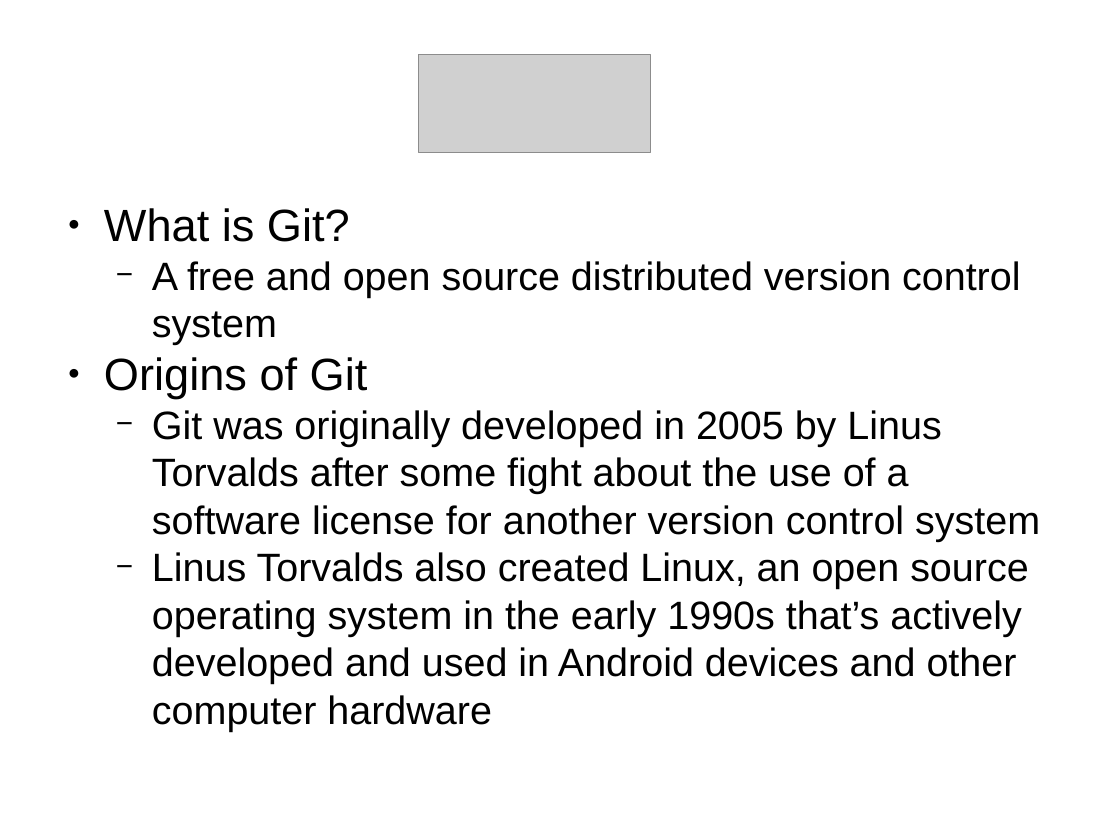
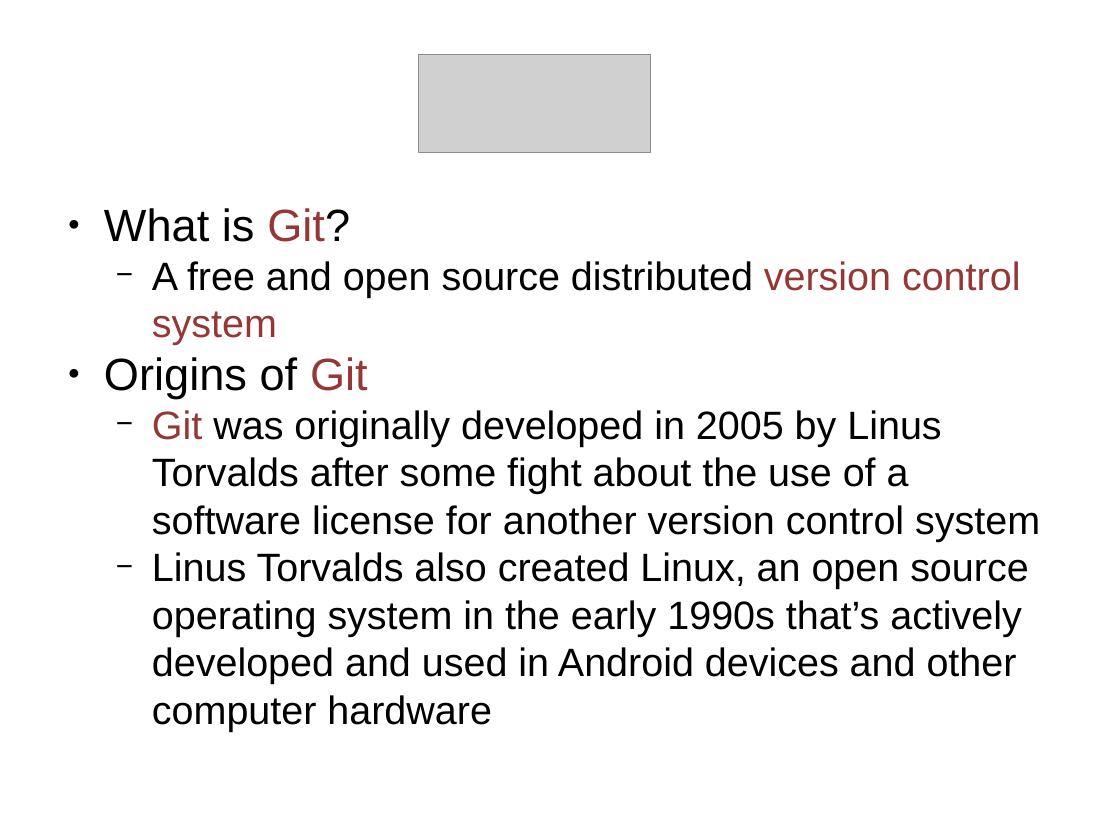
Before and after one commit to jamesclarence/github_presentation, a slide deck: slide 3 of github_demo_11082016.pptx. Drawn at 1120x840 pixels with LibreOffice and Linux fonts; fonts in the diff are those of the drawing; grey boxes stand for pictures. Boxes give left, top, right and bottom in pixels: in the first picture for what was removed or moved away, otherwise in the second. Text is boxed around its words. In the diff, an @@ line names an element or a change of style, - is before the commit and + after.

```diff
--- a/github_demo_11082016.pptx
+++ b/github_demo_11082016.pptx
@@ text at (x1=104, y1=208, x2=1040, y2=541): text colour #000000 to #953735 in "Git?", "version control system", "Git", "Git" @@
```
Also in this commit, not shown: 4 other slides changed, 5 slides added, 3 other files.
